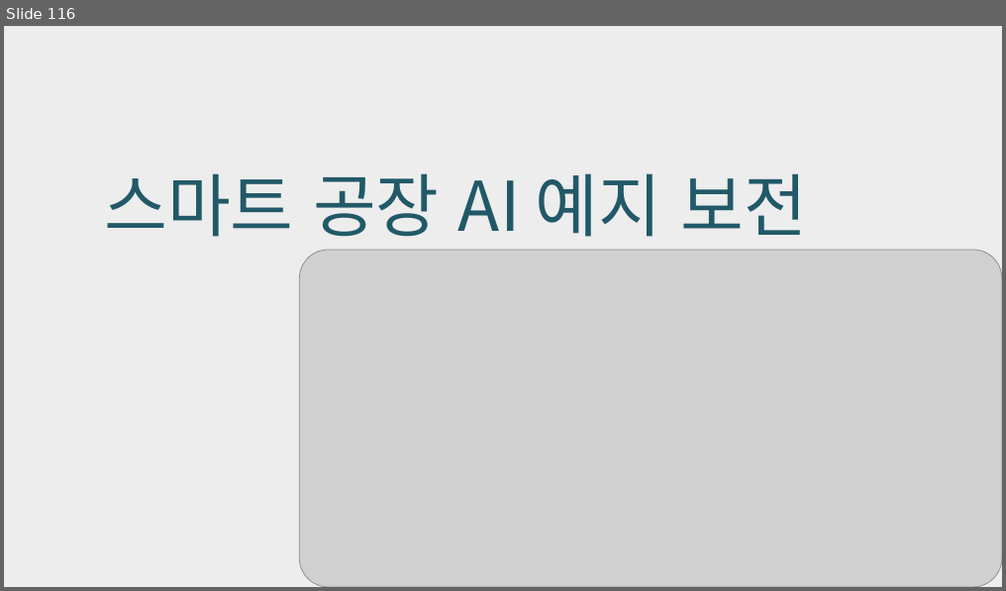
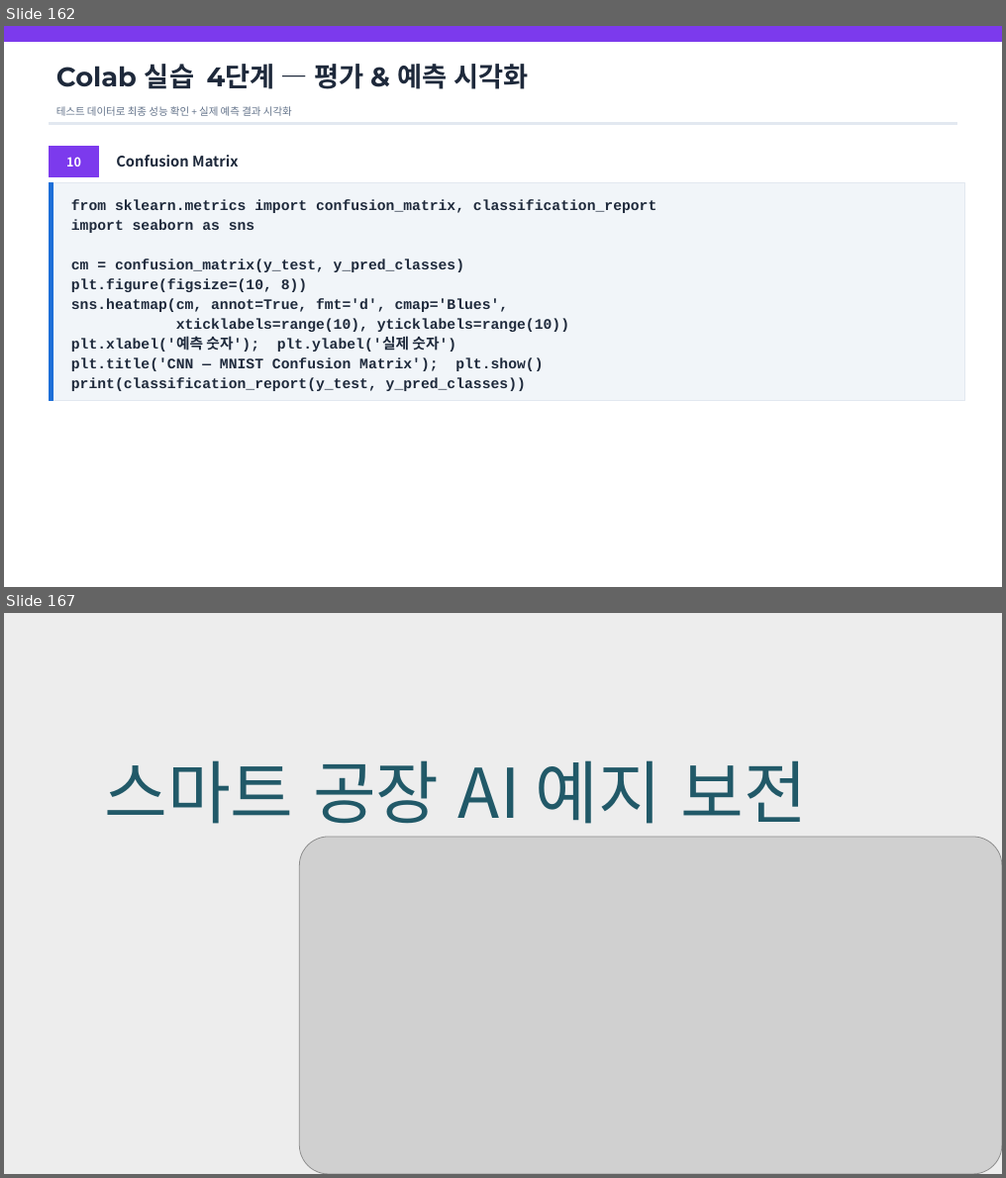
Before and after one commit to heartcom/Linux-Program, a slide deck: 강의자료_머신러닝_인공지능(2606).pptx. Shown one above the other, each under a label of ours: slide 116 before the commit, slides 162 and 167 after it; the slides between them are not shown. The pictures are 1006x591 and 1006x1178 pixels, drawn with LibreOffice and Linux fonts; fonts in the diff are those of the drawing; grey boxes stand for pictures. Boxes give left, top, right and bottom in pixels: in the first picture for what was removed or moved away, otherwise in the second. Text is boxed around its words. In the diff, an @@ line names an element or a change of style, - is before the commit and + after.

```diff
--- a/강의자료_머신러닝_인공지능(2606).pptx
+++ b/강의자료_머신러닝_인공지능(2606).pptx
@@ slide 162 added at box(4, 26, 1002, 587), background #FFFFFF @@
@@ rectangle added at box(4, 26, 1002, 42), fill #7C3AED, outline #7C3AED 1 pt @@
@@ text added at box(56, 64, 528, 89), 26 pt, text #1E293B, bold @@
+Colab 실습 4단계 — 평가 & 예측 시각화
@@ text added at box(56, 106, 292, 116), 10 pt, text #64748B @@
+테스트 데이터로 최종 성능 확인 + 실제 예측 결과 시각화
@@ rectangle added at box(49, 123, 957, 125), fill #E2E8F0, outline #E2E8F0 1 pt @@
@@ rectangle added at box(49, 147, 99, 177), fill #7C3AED, outline #7C3AED 1 pt @@
@@ text added at box(66, 157, 81, 167), 12 pt, text #FFFFFF, bold @@
+10
@@ text added at box(116, 155, 238, 167), 14 pt, text #1E293B, bold @@
+Confusion Matrix
@@ rectangle added at box(49, 183, 965, 401), fill #F1F5F9, outline #E2E8F0 1 pt @@
@@ rectangle added at box(49, 183, 53, 401), fill #1D6FD8, outline #1D6FD8 1 pt @@
@@ text added at box(71, 200, 656, 391), 14 pt, text #1E293B, bold @@
+from sklearn.metrics import confusion_matrix, classification_report
+import seaborn as sns
+cm = confusion_matrix(y_test, y_pred_classes)
+plt.figure(figsize=(10, 8))
+sns.heatmap(cm, annot=True, fmt='d', cmap='Blues',
+xticklabels=range(10), yticklabels=range(10))
+plt.xlabel('예측 숫자'); plt.ylabel('실제 숫자')
+plt.title('CNN — MNIST Confusion Matrix'); plt.show()
+print(classification_report(y_test, y_pred_classes))
@@ what was slide 116 is now slide 167 @@
```
Also in this commit, not shown: 12 slides changed, 50 other slides added.
